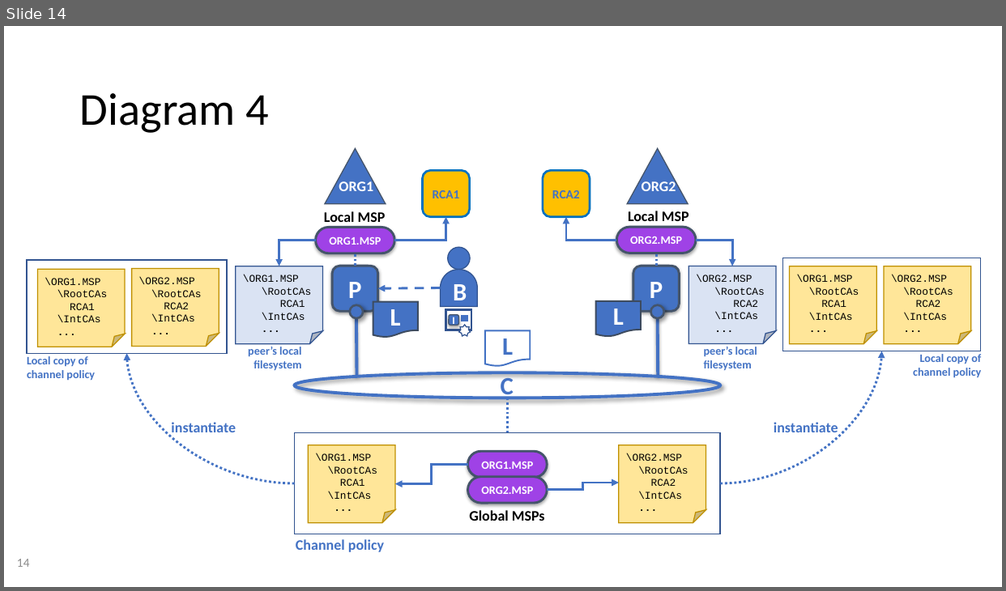
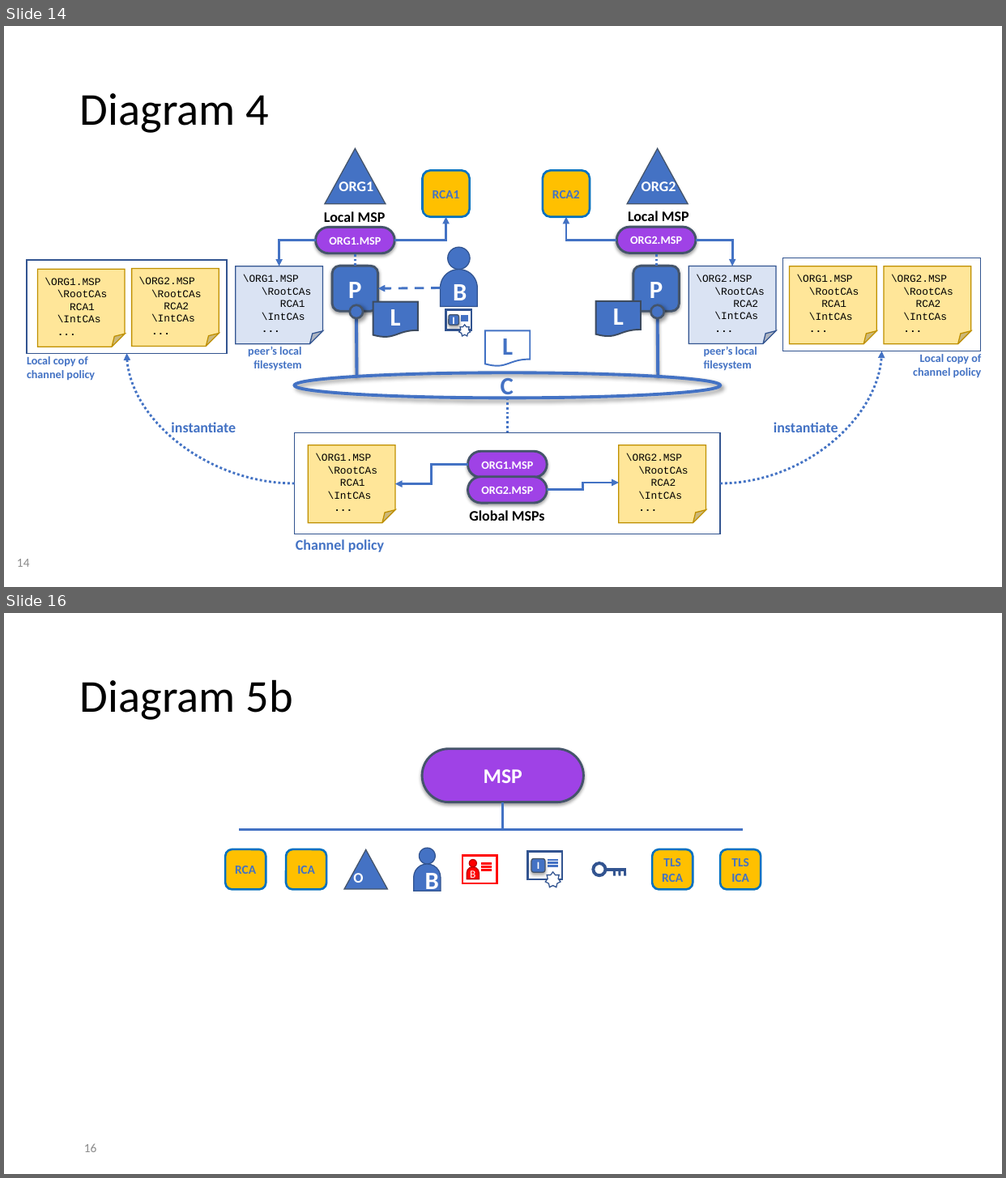
Before and after one commit to FabricTOC/FabricTOC, a slide deck: docs/OtherSourceMaterial/Diagrams.pptx. Shown one above the other, each under a label of ours: slide 14 before the commit, slides 14 and 16 after it; the slides between them are not shown. The pictures are 1006x591 and 1006x1178 pixels, drawn with LibreOffice and Linux fonts; fonts in the diff are those of the drawing. Boxes give left, top, right and bottom in pixels: in the first picture for what was removed or moved away, otherwise in the second. Text is boxed around its words. In the diff, an @@ line names an element or a change of style, - is before the commit and + after.

```diff
--- a/docs/OtherSourceMaterial/Diagrams.pptx
+++ b/docs/OtherSourceMaterial/Diagrams.pptx
@@ slide 16 added at (x1=4, y1=613, x2=1002, y2=1174), background #FFFFFF @@
@@ title added at (x1=80, y1=679, x2=293, y2=720), 44 pt, text #000000 @@
+Diagram 5b
@@ rounded rectangle added at (x1=423, y1=748, x2=584, y2=802), fill #9F42E6, outline #44546A 2.25 pt, 20 pt, text #FFFFFF, bold @@
+MSP
@@ line added from (503, 803) to (503, 829), #4372C4 2.25 pt @@
@@ line added from (743, 829) to (239, 829), #4372C4 2.25 pt @@
@@ rounded rectangle added at (x1=226, y1=850, x2=266, y2=889), fill #FFC000, outline #0070C0 2 pt, 12 pt, text #4372C4, bold @@
+RCA
@@ rounded rectangle added at (x1=286, y1=850, x2=326, y2=889), fill #FFC000, outline #0070C0 2 pt, 12 pt, text #4372C4, bold @@
+ICA
@@ triangle added at (x1=345, y1=850, x2=388, y2=889), fill #4472C4, outline #44546A 1 pt @@
@@ ellipse added at (x1=420, y1=848, x2=436, y2=865), fill #4472C4, outline #325491 1 pt @@
@@ rounded rectangle added at (x1=652, y1=850, x2=692, y2=889), fill #FFC000, outline #0070C0 2 pt, 12 pt, text #4372C4, bold @@
+TLS
+RCA
@@ rounded rectangle added at (x1=720, y1=850, x2=761, y2=889), fill #FFC000, outline #0070C0 2 pt, 12 pt, text #4372C4, bold @@
+TLS
+ICA
@@ text added at (x1=346, y1=865, x2=375, y2=884), 14 pt, text #FFFFFF, bold @@
+OUs
@@ round same rect added at (x1=414, y1=865, x2=441, y2=892), fill #4472C4, outline #325491 1 pt, 24 pt, text #FFFFFF, bold @@
+B
@@ group added at (x1=463, y1=855, x2=497, y2=884): 3 lines, 1 rectangle, 1 ellipse, 1 round same rect @@
+B
@@ group added at (x1=528, y1=852, x2=562, y2=887): 3 lines, 1 rectangle, 1 rounded rectangle, 1 star @@
+I
@@ ellipse added at (x1=593, y1=864, x2=605, y2=875), outline #325491 3 pt @@
@@ line added from (606, 870) to (626, 870), #325491 3 pt @@
@@ line added from (614, 868) to (614, 875), #325491 2.25 pt @@
@@ line added from (620, 868) to (620, 875), #325491 2.25 pt @@
@@ line added from (625, 868) to (625, 875), #325491 2.25 pt @@
@@ page number added at (x1=84, y1=1144, x2=97, y2=1152), 12 pt, text #8C8C8C @@
+16
```
Also in this commit, not shown: 1 other slide added.
